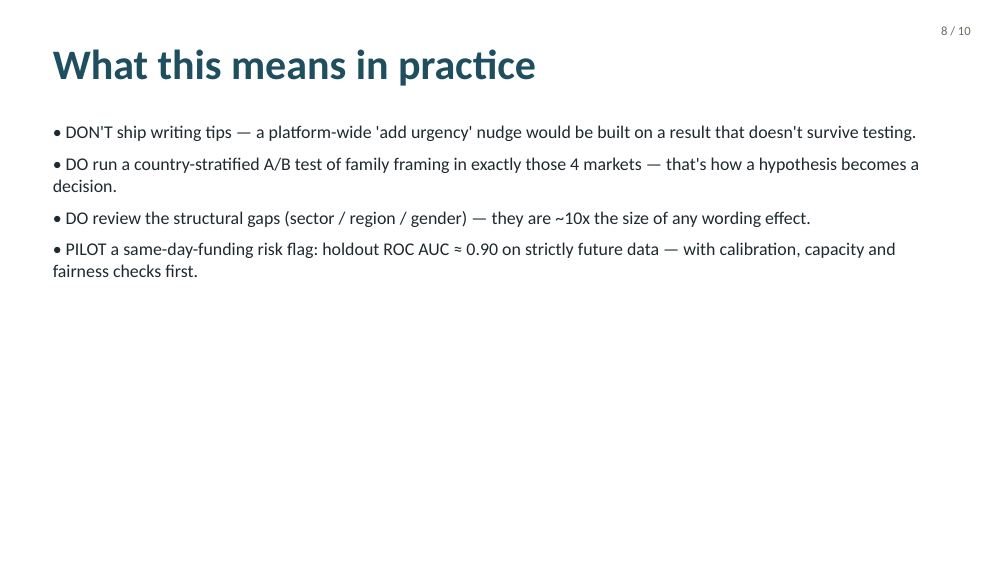
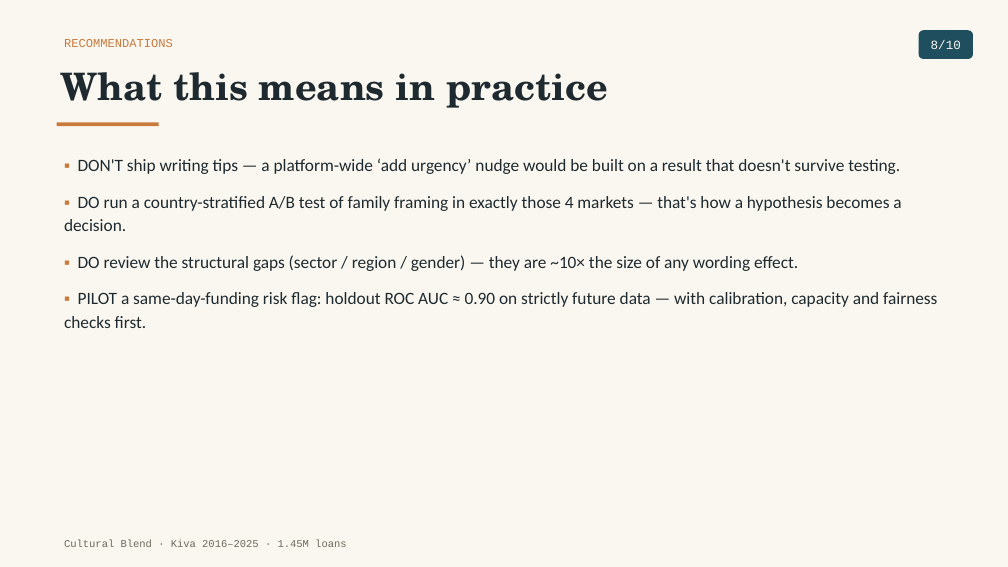
Before and after one commit to tuannm3812/unsw-ma-hackathon-2026, a slide deck: slide 8 of docs/presentation/slides_draft.pptx. Drawn at 1008x567 pixels with LibreOffice and Linux fonts; fonts in the diff are those of the drawing. Boxes give left, top, right and bottom in pixels: in the first picture for what was removed or moved away, otherwise in the second. Text is boxed around its words. In the diff, an @@ line names an element or a change of style, - is before the commit and + after.

```diff
--- a/docs/presentation/slides_draft.pptx
+++ b/docs/presentation/slides_draft.pptx
@@ background #FFFFFF to #FAF7F0 @@
@@ text "What this means in practice": place and size @@
-text "What this means in practice" at box(53, 49, 536, 86)
+text "What this means in practice" at box(60, 72, 608, 108)
@@ text "What this means in practice" at box(60, 72, 608, 108): size 40 to 36 pt, font Calibri to TeX Gyre Schola, text colour #1F4E5F to #1E2A2F @@
@@ text added at box(64, 39, 173, 47), 11.5 pt, text #C97B3D @@
+RECOMMENDATIONS
@@ rounded rectangle "8/10": place and size @@
-rounded rectangle "8/10" at box(941, 26, 971, 35)
+rounded rectangle "8/10" at box(919, 30, 973, 59)
@@ rounded rectangle "8/10" at box(919, 30, 973, 59): vertical alignment top to middle; fill none to #1F4E5F @@
@@ text in rounded rectangle at box(931, 40, 961, 49): text changed; font Calibri to Courier New; text colour #6E6A5E to #FAF7F0 @@
-8 / 10
+8/10
@@ rectangle added at box(57, 123, 159, 126), fill #C97B3D @@
@@ text at box(64, 158, 937, 328): text changed; size 17 to 16.5 pt @@
-• DON'T ship writing tips — a platform-wide 'add urgency' nudge would be built on a result that doesn't survive testing.
-• DO run a country-stratified A/B test of family framing in exactly those 4 markets — that's how a hypothesis becomes a decision.
-• DO review the structural gaps (sector / region / gender) — they are ~10x the size of any wording effect.
-• PILOT a same-day-funding risk flag: holdout ROC AUC ≈ 0.90 on strictly future data — with calibration, capacity and fairness checks first.
+▪ DON'T ship writing tips — a platform-wide ‘add urgency’ nudge would be built on a result that doesn't survive testing.
+▪ DO run a country-stratified A/B test of family framing in exactly those 4 markets — that's how a hypothesis becomes a decision.
+▪ DO review the structural gaps (sector / region / gender) — they are ~10× the size of any wording effect.
+▪ PILOT a same-day-funding risk flag: holdout ROC AUC ≈ 0.90 on strictly future data — with calibration, capacity and fairness checks first.
@@ text added at box(64, 539, 346, 547), 10 pt, text #6E6A5E @@
+Cultural Blend · Kiva 2016–2025 · 1.45M loans
```
Also in this commit, not shown: 9 other slides changed.
